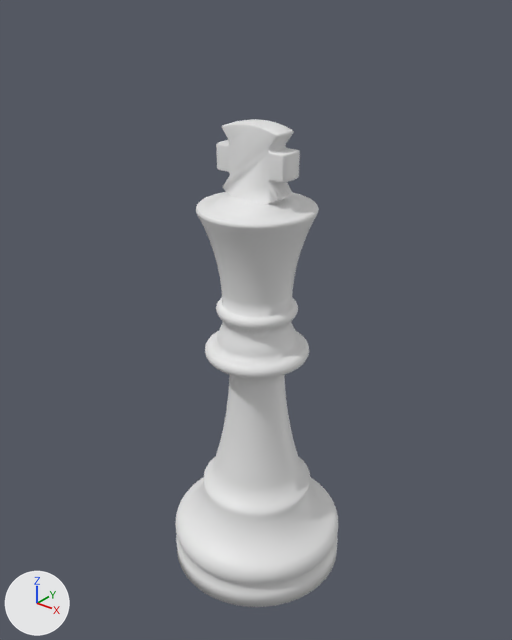
One commit to the OBJ model assets/models/staunton/king.obj: the scene before it, then after it.
Camera for both pictures: a 50 mm lens placed at (1.148, -1.441, 1.735), pointed at (-0.011, 0.008, 0.837). Lighting does not change. The marker at lower left points along +X, +Y and +Z. The older version comes first. Where no turn or scale is listed for an object, it has been applied to the vertices.

The scene before the commit, as lines of its bpy script (objects in view):
```python
me_king = bpy.data.meshes.new('king')
me_king.from_pydata(...)  # 4930 vertices, 9848 faces; spans x -0.27..0.27, y -0.27..0.27, z 0.0..1.404
me_king.polygons.foreach_set('use_smooth', [True] * 9848)
ob_king = bpy.data.objects.new('king', me_king)
ob_king.location = (0.0, 0.0, 0.0)
```
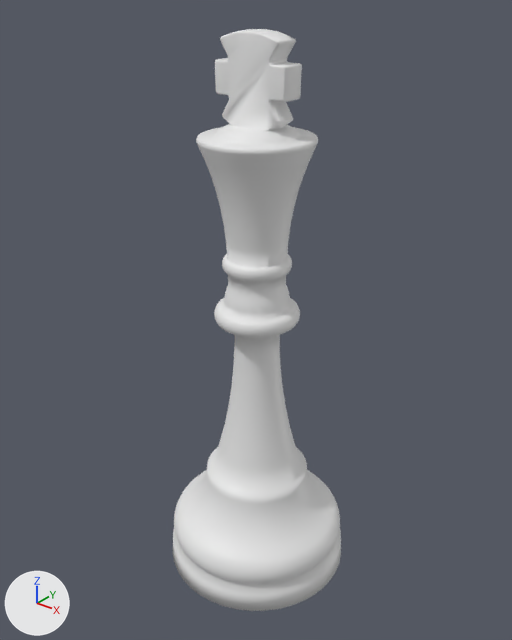
Edits to the scene script, one JSON object a line:
```json
{"block": "me_king", "where": "# used by ob_king; location = (0.0, 0.0, 0.0)"}
{"op": "remove", "block": "me_king", "code": "me_king.from_pydata(...)  # 4930 vertices, 9848 faces; spans x -0.27..0.27, y -0.27..0.27, z 0.0..1.404"}
{"op": "add", "block": "me_king", "code": "me_king.from_pydata(...)  # 4930 vertices, 9848 faces; spans x -0.284..0.284, y -0.285..0.285, z 0.0..1.62"}
{"block": "me_king", "change": "me_king part 1: 4930 of 4930 vertices moved; they spanned x -0.27..0.27, y -0.27..0.27, z 0.0..1.404 and now span x -0.284..0.284, y -0.285..0.285, z 0.0..1.62; mean shift (0.0, 0.0, 0.113)"}
```

Pixel boxes [x1, y1, x2, y2] of what changed, in the pictures (512 x 640 px):
```json
{"object": "king", "change": "reshaped", "before": [175, 119, 338, 607], "after": [173, 29, 341, 611], "on screen": "19% taller"}
```
